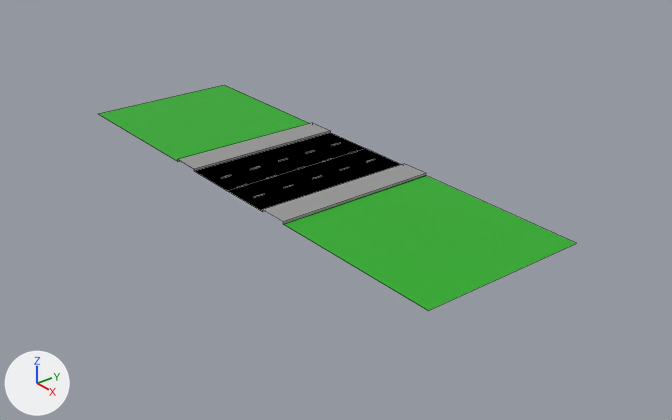
The Blender file DrogaMiasto2.blend, before and after one commit.
The view is the same before and after, from a 50 mm lens placed at (60.4, -44.7, 31.8), pointed at (3.0, 1.1, -3.4). Every picture has the same lights, and +X, +Y and +Z are marked at lower left. Mesh edges are drawn as thin lines.

Names of what the first picture shows: 'DrogaMiasto'.
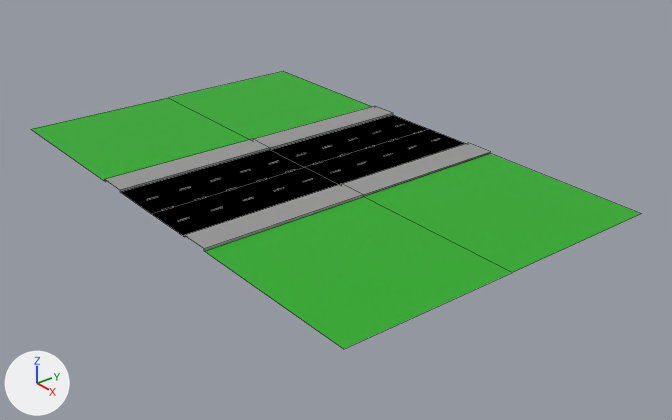
Boxes [x1, y1, x2, y2] around the edits, measured in the pictures (672 x 420 px):
'DrogaMiasto', moved, modifiers changed, rescaled (28% wider, 23% taller): before [99, 85, 576, 311]; after [31, 71, 641, 349]

The change, as a list of edits to the scene's bpy script:
```text
Change me_plane:
    where me_plane.from_pydata(...)  # 54 vertices, 15 faces; spans x -3.0..0.01, y -1.0..0.88, z 0.0..0.03
    used by ob_drogamiasto; location = (0.0, 0.0, 0.0); scale = (7.98, 7.98, 7.98)
    me_plane part 1: the whole mesh is scaled about its middle by 7.98, then moved by (-10.45, -7.44, 0.09)
Change ob_drogamiasto:
    ob_drogamiasto.scale: (7.98, 7.98, 7.98) -> (1.0, 1.0, 1.0)
    ob_drogamiasto.location: (0.0, 0.0, 0.0) -> (-0.01, 0.0, 0.0)
    where _m = ob_drogamiasto.modifiers.new('Mirror', 'MIRROR')
    add _m.use_axis = (True, True, False)
```
